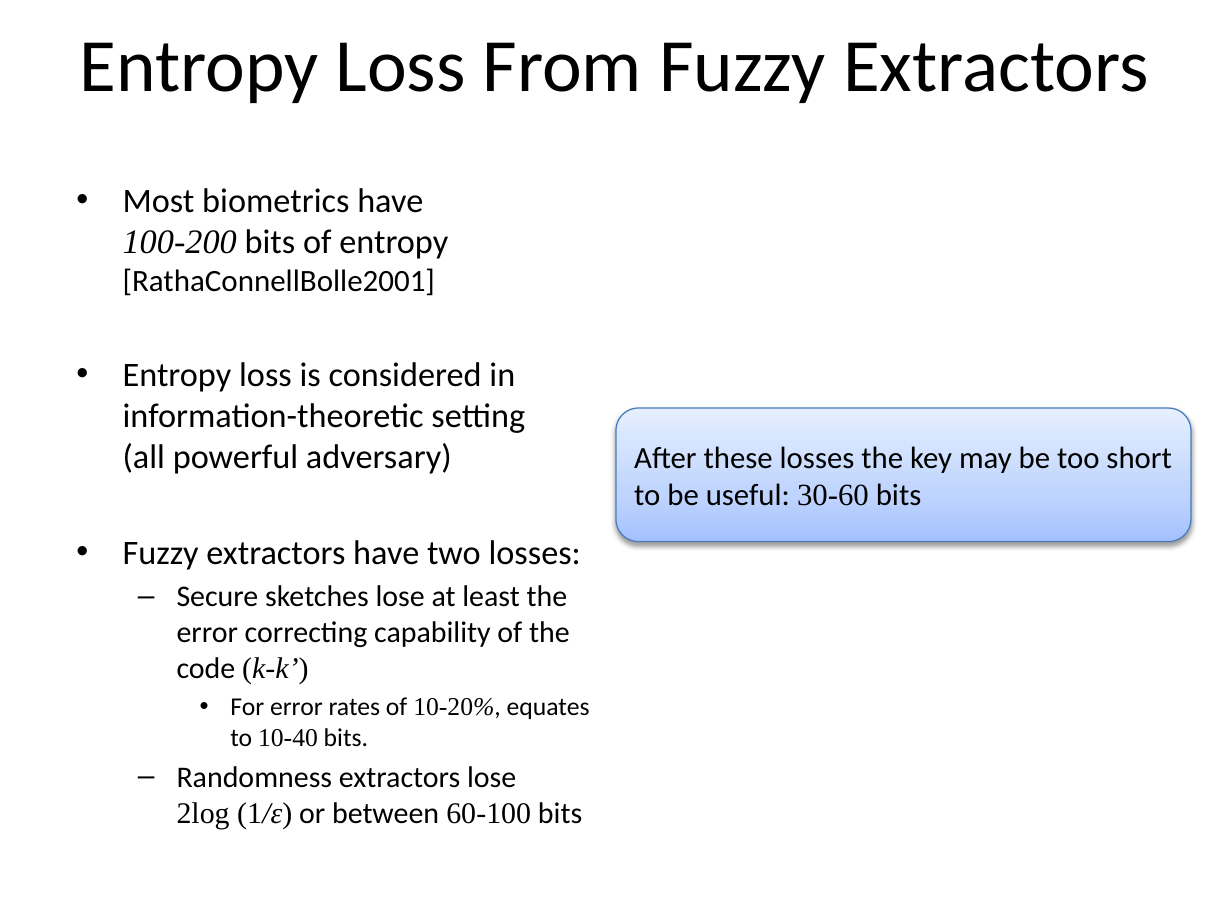
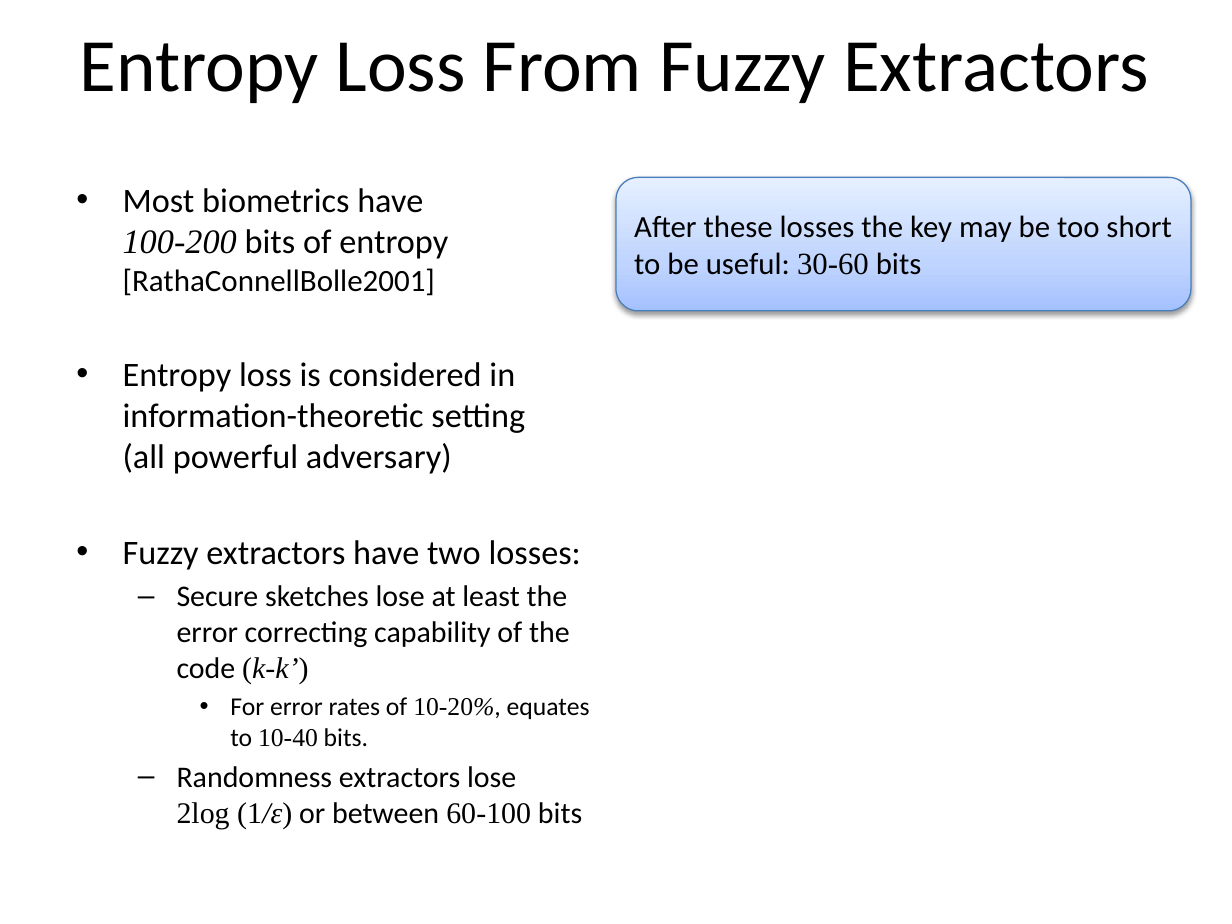
Before and after one commit to xianruimeng/comp-fuzzy-ext, a slide deck: slide 10 of ComputationalFuzzyExtractors.pptx. Drawn at 1232x924 pixels with LibreOffice and Linux fonts; fonts in the diff are those of the drawing. Boxes give left, top, right and bottom in pixels: in the first picture for what was removed or moved away, otherwise in the second. Text is boxed around its words. In the diff, an @@ line names an element or a change of style, - is before the commit and + after.

Commit message:
Small revisions to presentation

```diff
--- a/ComputationalFuzzyExtractors.pptx
+++ b/ComputationalFuzzyExtractors.pptx
@@ rounded rectangle "After these losses the key ...": place and size @@
-rounded rectangle "After these losses the key ..." at box(616, 408, 1191, 541)
+rounded rectangle "After these losses the key ..." at box(616, 177, 1191, 310)
```
